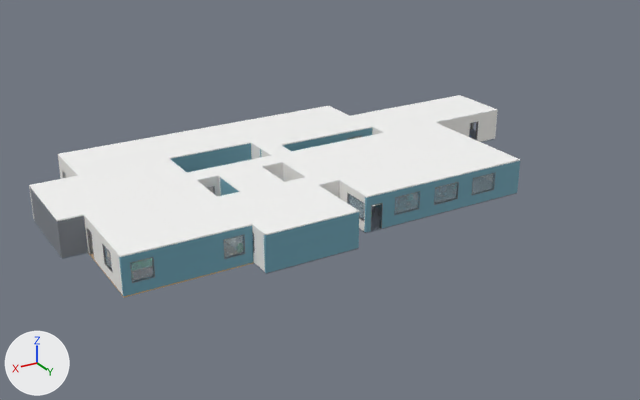
Two versions of the glTF model compose/ai_company_floor.glb, one commit apart.
One viewpoint serves both versions: a 50 mm camera at (46.0, 75.0, 30.2) aimed at (10.8, 16.2, 0.9). Every picture has the same lights, and +X, +Y and +Z are marked at lower left. The older version comes first. Where no turn or scale is listed for an object, it has been applied to the vertices.

Script lines for the objects in view, before the commit:
```python
me_ceiling_001 = bpy.data.meshes.new('Ceiling.001')
me_ceiling_001.from_pydata(...)  # a box spanning x 0.0..8.0, y 0.0..6.0, z 3.0..3.1
me_ceiling_001.materials.append(mat_ceiling_001)  # white #fafaf9
me_ceiling_007 = bpy.data.meshes.new('Ceiling.007')
me_ceiling_007.from_pydata(...)  # a box spanning x 0.0..4.0, y 0.0..4.0, z 3.0..3.1
me_ceiling_007.materials.append(mat_ceiling_007)  # white #fafaf9
me_wall_n_011 = bpy.data.meshes.new('Wall_N.011')
me_wall_n_011.from_pydata(...)  # 20 vertices, 36 faces; spans x 0.0..12.0, y 7.8..8.0, z 0.0..3.0
me_wall_n_011.materials.append(mat_wall_dark_001)  # grey #81868e
ob_t01_ceiling = bpy.data.objects.new('T01_Ceiling', me_ceiling_001)
ob_t01_ceiling.location = (12.0, 0.0, 0.0)
ob_t07_ceiling = bpy.data.objects.new('T07_Ceiling', me_ceiling_007)
ob_t07_ceiling.location = (14.0, 12.0, 0.0)
ob_t11_wall_n = bpy.data.objects.new('T11_Wall_N', me_wall_n_011)
ob_t11_wall_n.location = (20.0, 6.0, 0.0)
# also in view: 'T00_Ceiling' at (6.0, 4.0, 3.0); 'T12_Wall_S' at (-7.0, 9.9, 1.5); 'T12_Ceiling' at (-7.0, 7.0, 3.0); 'T06_Ceiling' at (16.0, 21.0, 3.0); 'T08_Wall_E' at (29.9, 18.0, 1.5)
```
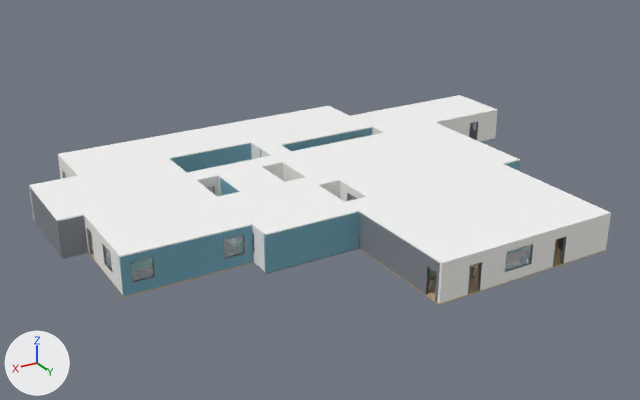
Not visible in the pictures: 'T13_TieredSeating'.

Where the change shows, as pixel boxes (x1, y1, x2, y2) in the pictures (640 x 400 px):
'T13_Ceiling', added: after (346, 164, 611, 264)
'T13_Wall_N', added: after (438, 214, 611, 304)
'T13_Wall_E', added: after (359, 212, 440, 302)
'T13_Floor', added: after (359, 243, 606, 305)
'T13_Frames_N', added: after (468, 236, 567, 291)
'T13_Frames_E', added: after (425, 266, 437, 299)
'T13_AVConsole', added (mostly hidden): after (558, 238, 564, 249)
'T13_Stage', added (mostly hidden): after (429, 268, 436, 280)
'T04_Wall_N', unchanged, covered by the edit: before (364, 161, 520, 232); after (505, 161, 520, 171)
'T04_Frames_N', unchanged, covered by the edit: before (371, 172, 496, 228)

The change, as a list of edits to the scene's bpy script:
```text
Add me_floor_013:
    me_floor_013.from_pydata([(0.0, 0.0, -0.1), (0.0, 0.0, 0.0), (0.0, 12.0, -0.1), (0.0, 12.0, 0.0), (16.0, 0.0, -0.1), (16.0, 0.0, 0.0), (16.0, 12.0, -0.1), (16.0, 12.0, 0.0)], [], [(0, 1, 3), (0, 3, 2), (2, 3, 7), (2, 7, 6), (6, 7, 5), (6, 5, 4), (4, 5, 1), (4, 1, 0), (2, 6, 4), (2, 4, 0), (7, 3, 1), (7, 1, 5)])
    me_floor_013.materials.append(mat_floor_wood_003)  # beige #c4a681
Add me_ceiling_013:
    me_ceiling_013.from_pydata([(0.0, 0.0, 3.0), (0.0, 0.0, 3.1), (0.0, 12.0, 3.0), (0.0, 12.0, 3.1), (16.0, 0.0, 3.0), (16.0, 0.0, 3.1), (16.0, 12.0, 3.0), (16.0, 12.0, 3.1)], [], [(0, 1, 3), (0, 3, 2), (2, 3, 7), (2, 7, 6), (6, 7, 5), (6, 5, 4), (4, 5, 1), (4, 1, 0), (2, 6, 4), (2, 4, 0), (7, 3, 1), (7, 1, 5)])
    me_ceiling_013.materials.append(mat_ceiling_013)  # white #fafaf9
Add ob_t13_wall_n:
    ob_t13_wall_n = bpy.data.objects.new('T13_Wall_N', me_wall_n_013)  # 52 vertices, 96 faces; spans x 0.0..16.0, y 11.8..12.0, z 0.0..3.0; in mat_wall_013 (white #f7f6f2)
    ob_t13_wall_n.location = (-4.0, 22.0, 0.0)
Add ob_t13_wall_e:
    ob_t13_wall_e = bpy.data.objects.new('T13_Wall_E', me_wall_e_013)  # 32 vertices, 60 faces; spans x 15.8..16.0, y 0.2..11.8, z 0.0..3.0; in mat_wall_dark_003 (grey #81868e)
    ob_t13_wall_e.location = (-4.0, 22.0, 0.0)
Add ob_t13_tieredseating:
    ob_t13_tieredseating = bpy.data.objects.new('T13_TieredSeating', me_tieredseating)  # 342 vertices, 576 faces; spans x -1.8..2.1, y -3.22..3.22, z 0.0..1.86; in mat_wood_light_006 (beige #ddc4a2), mat_wood_dark_008 (brown #957c61), mat_metal_009 (light grey #ced1d4), mat_fabric_teal_005 (cyan #59bcbf), mat_fabric_orange_004 (orange #f1b36c), mat_fabric_grey_003 (grey #b3b6bc)
    ob_t13_tieredseating.location = (-2.0, 28.0, 0.0)
Add ob_t13_stage:
    ob_t13_stage = bpy.data.objects.new('T13_Stage', me_stage)  # 24 vertices, 36 faces; spans x -1.5..1.5, y -3.0..3.0, z 0.0..0.21; in mat_wood_dark_008 (brown #957c61), mat_stage_top (beige #ad9579), mat_stage_edge (yellow #f6e16c)
    ob_t13_stage.location = (10.3, 28.0, 0.0)
Add ob_t13_frames_n:
    ob_t13_frames_n = bpy.data.objects.new('T13_Frames_N', me_frames_n_009)  # 84 vertices, 132 faces; spans x 4.45..13.55, y 11.79..12.01, z 0.0..2.45; in mat_frame_013 (grey #898b90), mat_glass_005 (blue #cbe7f3)
    ob_t13_frames_n.location = (-4.0, 22.0, 0.0)
Add ob_t13_frames_e:
    ob_t13_frames_e = bpy.data.objects.new('T13_Frames_E', me_frames_e_010)  # a box spanning x 15.79..16.01, y 0.45..0.5, z 0.0..2.2; a box spanning x 15.79..16.01, y 1.5..1.55, z 0.0..2.2; a box spanning x 15.79..16.01, y 0.45..1.55, z 2.2..2.25; a box spanning x 15.79..16.01, y 10.45..10.5, z 0.0..2.2; a box spanning x 15.79..16.01, y 11.5..11.55, z 0.0..2.2; a box spanning x 15.79..16.01, y 10.45..11.55, z 2.2..2.25; in mat_frame_013 (grey #898b90)
    ob_t13_frames_e.location = (-4.0, 22.0, 0.0)
Add ob_t13_floor:
    ob_t13_floor = bpy.data.objects.new('T13_Floor', me_floor_013)
    ob_t13_floor.location = (-4.0, 22.0, 0.0)
Add ob_t13_ceiling:
    ob_t13_ceiling = bpy.data.objects.new('T13_Ceiling', me_ceiling_013)
    ob_t13_ceiling.location = (-4.0, 22.0, 0.0)
Add ob_t13_avconsole:
    ob_t13_avconsole = bpy.data.objects.new('T13_AVConsole', me_avconsole)  # 112 vertices, 168 faces; spans x -0.43..0.45, y -0.8..0.8, z 0.0..1.16; in mat_desk_white_006 (white #f6f6f3), mat_desk_leg_005 (grey #7c7e84), mat_metal_009 (light grey #ced1d4), mat_metal_dark_012 (grey #76797c), mat_plastic_black_009 (dark grey #38383c), mat_screen_glow_007 (blue #3f6c95, glowing blue #66bcff), mat_plastic_white_008 (white #f1f1f1)
    ob_t13_avconsole.location = (-1.6, 32.6, 0.0)
```
